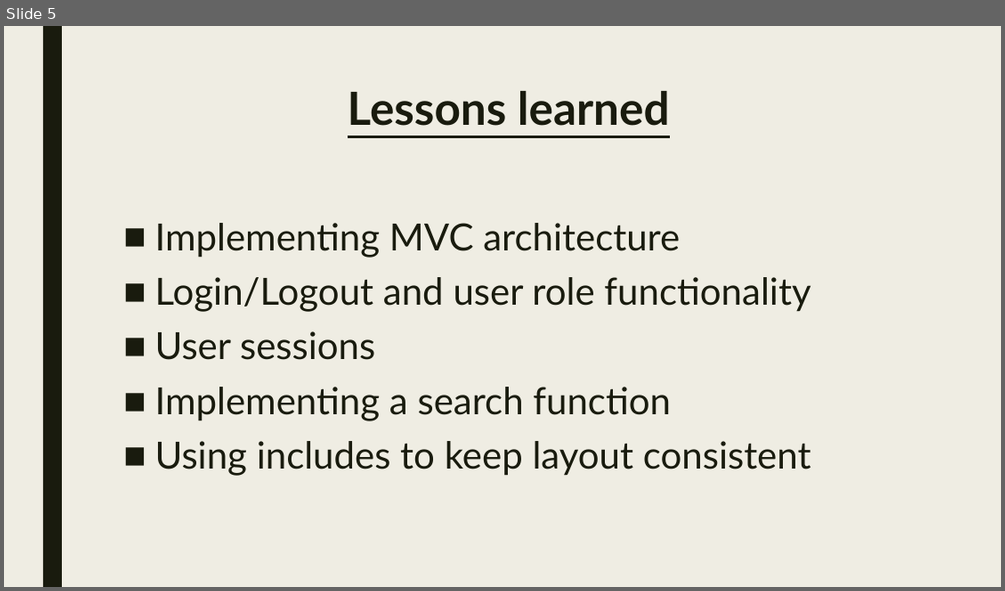
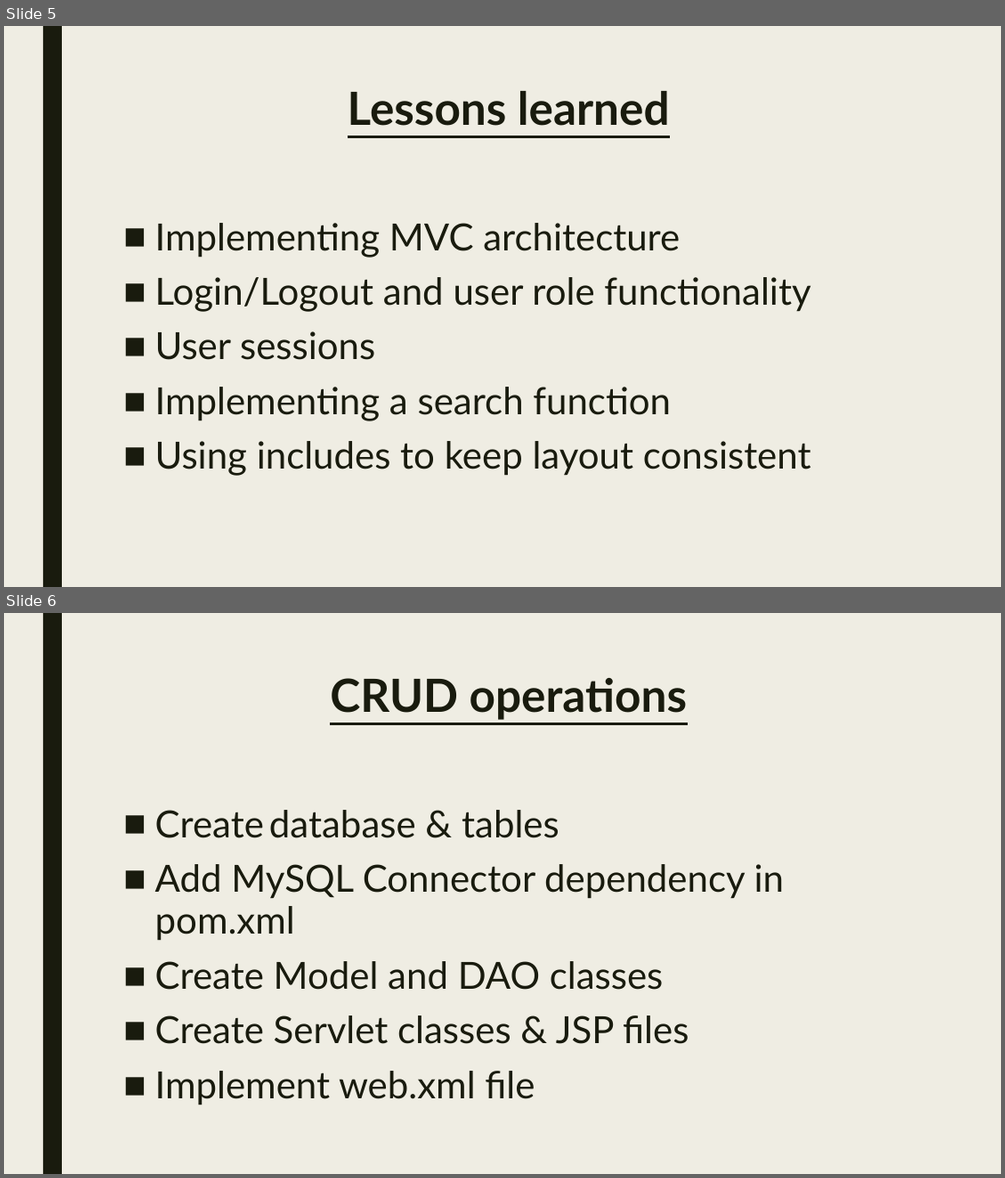
Before and after one commit to Valini/OfficeGit, a slide deck: The OfficePPT.pptx. Shown one above the other, each under a label of ours: slide 5 before the commit, slides 5 and 6 after it. The pictures are 1005x591 and 1005x1178 pixels, drawn with LibreOffice and Linux fonts; fonts in the diff are those of the drawing. Boxes give left, top, right and bottom in pixels: in the first picture for what was removed or moved away, otherwise in the second. Text is boxed around its words. In the diff, an @@ line names an element or a change of style, - is before the commit and + after.

```diff
--- a/The OfficePPT.pptx
+++ b/The OfficePPT.pptx
@@ slide 6 added at <box>4,613,1001,1174</box>, background #EFEDE3; not listed: 1 template element that a slide beside it also shows @@
@@ title added at <box>330,678,688,720</box>, 44 pt, text #191B0E, bold, underline @@
+CRUD operations
@@ text added at <box>155,810,785,1105</box>, 36 pt, text #191B0E @@
+■ Create database & tables
+■ Add MySQL Connector dependency in pom.xml
+■ Create Model and DAO classes
+■ Create Servlet classes & JSP files
+■ Implement web.xml file
```
Also in this commit, not shown: 1 slide changed, 2 other slides added, 1 slide removed.
